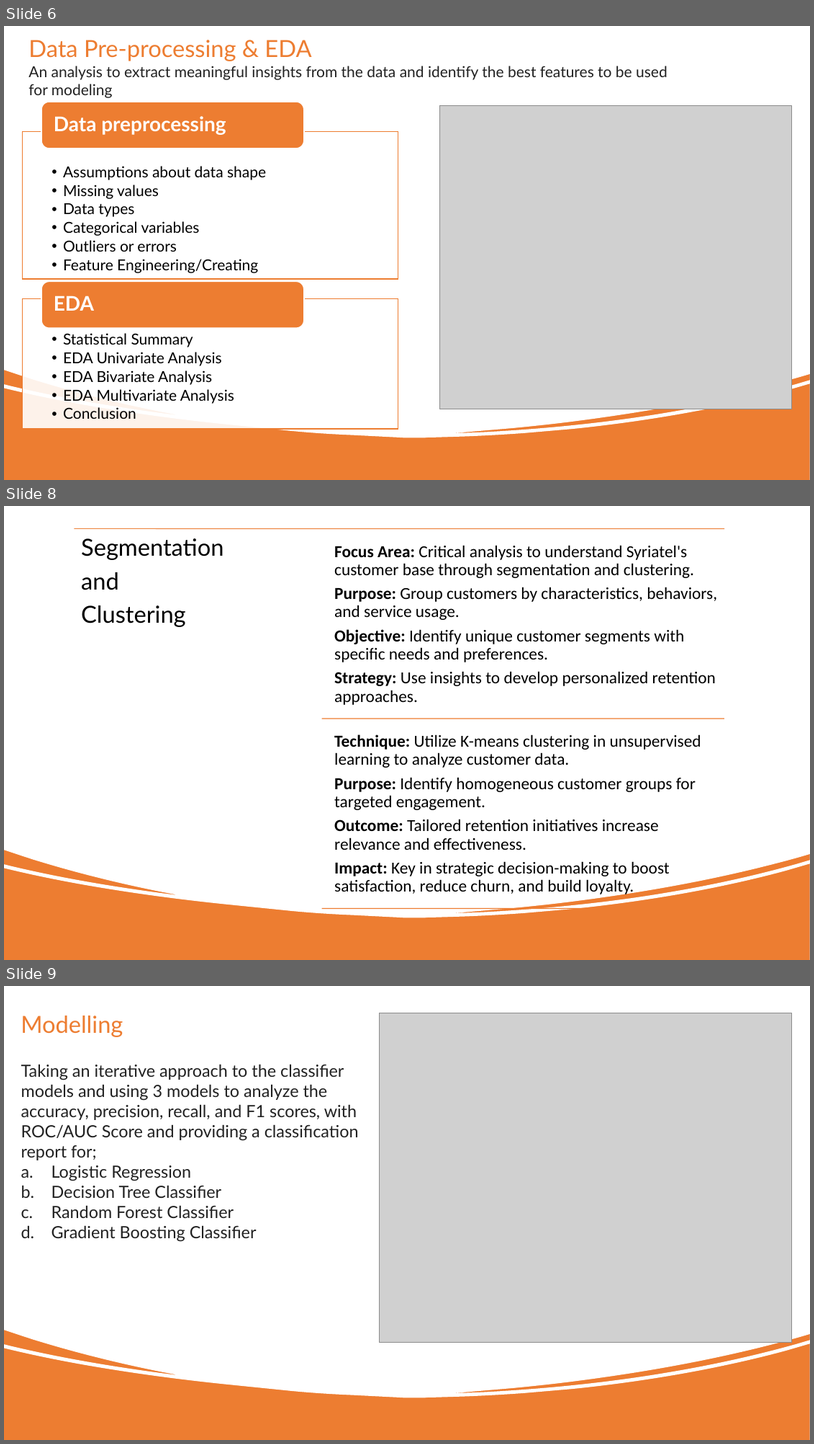
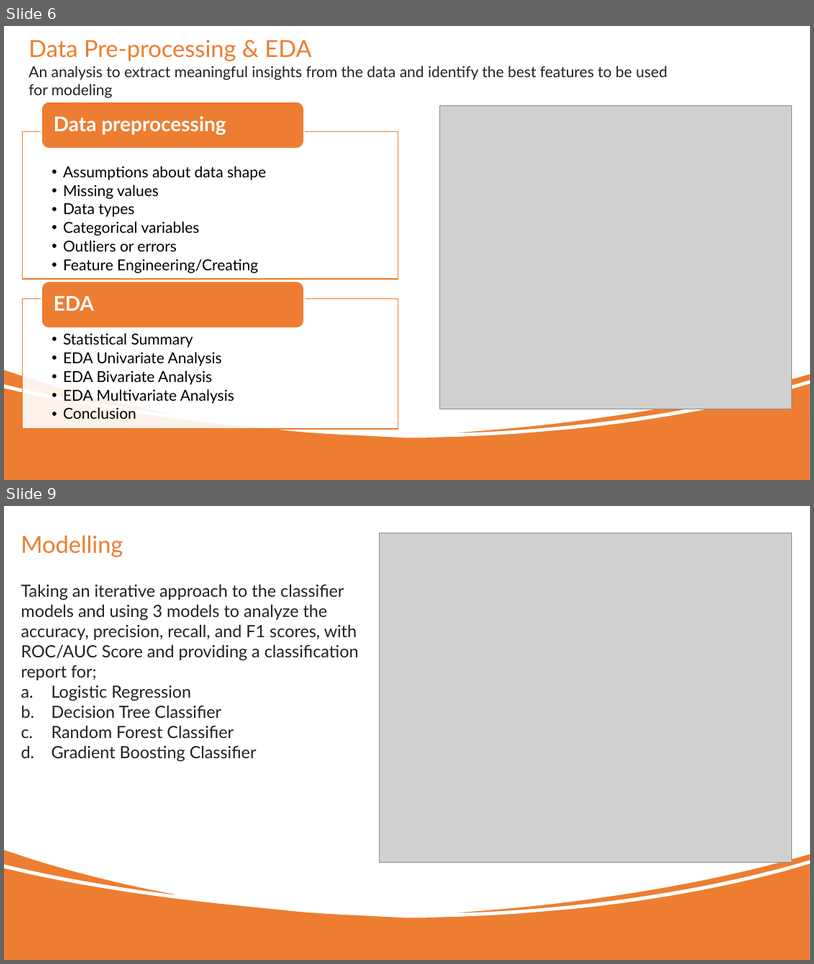
Before and after one commit to LCR2022/Phase_3_project, a slide deck: Telecom_Churn_Presentation.pptx. Shown one above the other, each under a label of ours: slides 6, 8 and 9 before the commit, slides 6 and 9 after it; the slides between them are not shown. The pictures are 814x1444 and 814x964 pixels, drawn with LibreOffice and Linux fonts; fonts in the diff are those of the drawing; grey boxes stand for pictures; background and template pictures are left out. Boxes give left, top, right and bottom in pixels: in the first picture for what was removed or moved away, otherwise in the second. Text is boxed around its words. In the diff, an @@ line names an element or a change of style, - is before the commit and + after.

```diff
--- a/Telecom_Churn_Presentation.pptx
+++ b/Telecom_Churn_Presentation.pptx
@@ slide 8 removed at box(4, 506, 810, 960), background picture (left out) @@
@@ rectangle removed at box(4, 506, 810, 960) @@
@@ freeform shape removed at box(4, 506, 810, 917) @@
@@ group removed at box(74, 528, 725, 908): 3 lines, 3 texts @@
-Segmentation
-and
-Clustering
-Focus Area: Critical analysis to understand Syriatel's customer base through segmentation and clustering.
-Purpose: Group customers by characteristics, behaviors, and service usage.
-Objective: Identify unique customer segments with specific needs and preferences.
-Strategy: Use insights to develop personalized retention approaches.
-Technique: Utilize K-means clustering in unsupervised learning to analyze customer data.
-Purpose: Identify homogeneous customer groups for targeted engagement.
-Outcome: Tailored retention initiatives increase relevance and effectiveness.
-Impact: Key in strategic decision-making to boost satisfaction, reduce churn, and build loyalty.
```
Also in this commit, not shown: 1 slide added, 6 other files.
